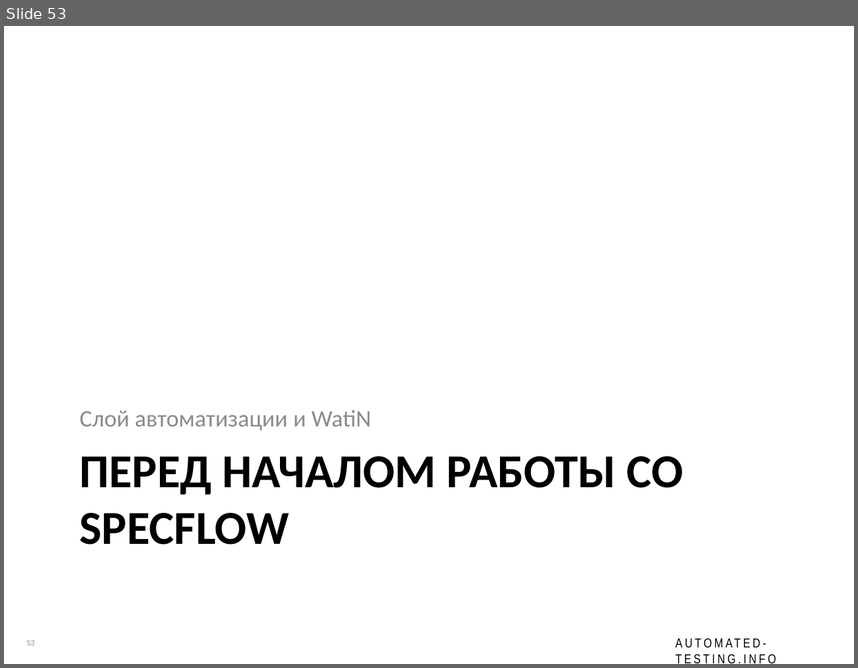
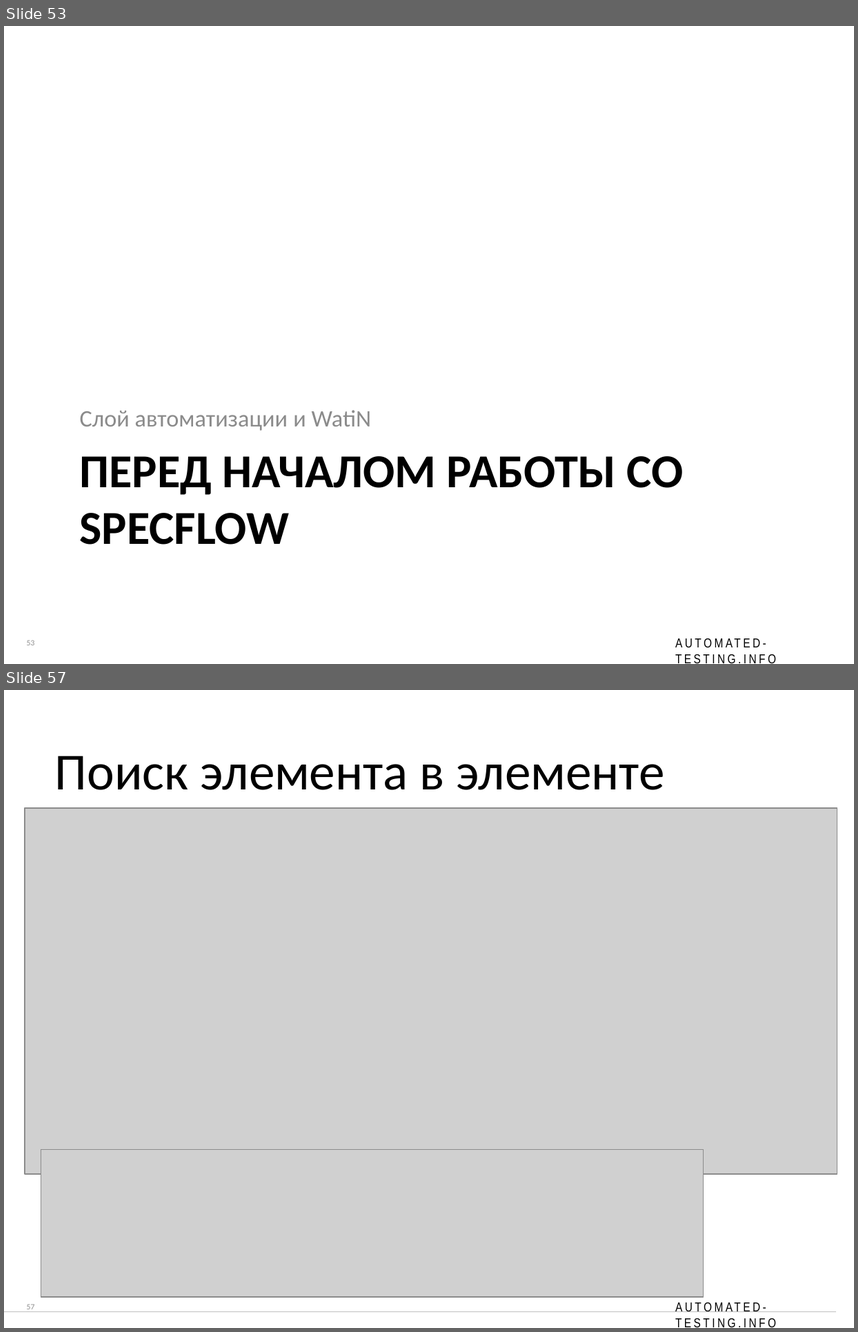
Before and after one commit to dmizverev/at-info, a slide deck: posidelki-16/presentation/Posidelki-16 - Specflow.pptx. Shown one above the other, each under a label of ours: slide 53 before the commit, slides 53 and 57 after it; the slides between them are not shown. The pictures are 858x668 and 858x1332 pixels, drawn with LibreOffice and Linux fonts; fonts in the diff are those of the drawing; grey boxes stand for pictures; background and template pictures are left out. Boxes give left, top, right and bottom in pixels: in the first picture for what was removed or moved away, otherwise in the second. Text is boxed around its words. In the diff, an @@ line names an element or a change of style, - is before the commit and + after.

```diff
--- a/posidelki-16/presentation/Posidelki-16 - Specflow.pptx
+++ b/posidelki-16/presentation/Posidelki-16 - Specflow.pptx
@@ slide 57 added at box(4, 690, 854, 1328), background #FFFFFF; not listed: 2 template elements that a slide beside it also shows @@
@@ title added at box(55, 756, 665, 790), 44 pt, text #000000 @@
+Поиск элемента в элементе
@@ picture added at box(25, 808, 837, 1174) @@
@@ picture added at box(41, 1149, 704, 1296) @@
@@ line added from (836, 1312) to (4, 1312), #BFBFBF 0.75 pt @@
```
Also in this commit, not shown: 2 slides changed, 5 other slides added, 17 other files.
